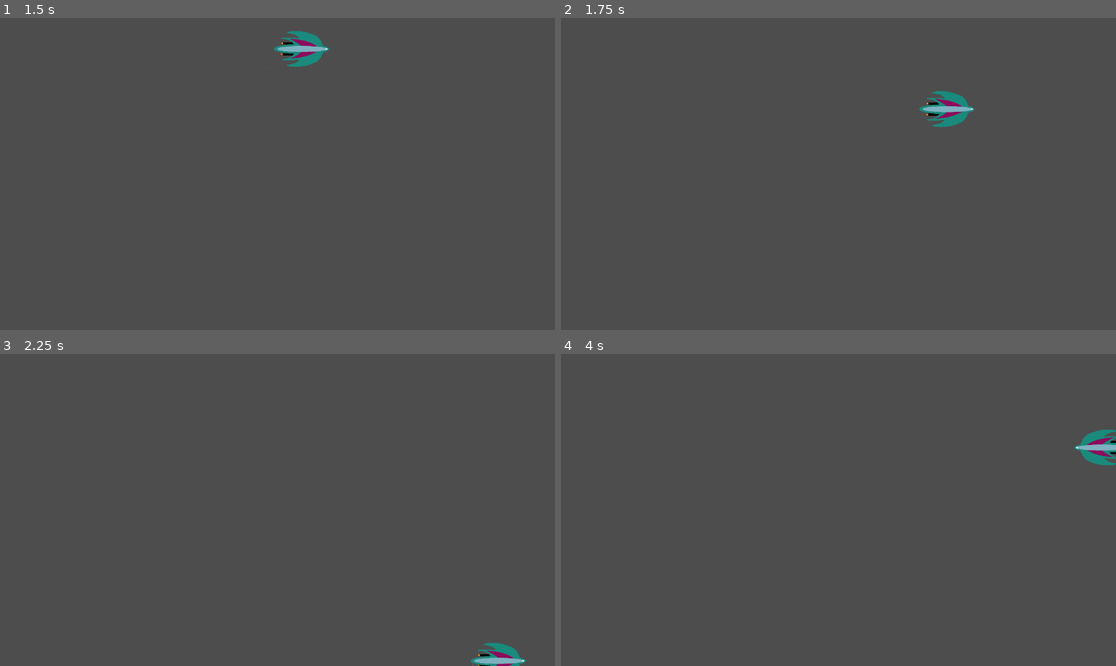
Above: before the commit, frames 1-4 (two rows, left to right).
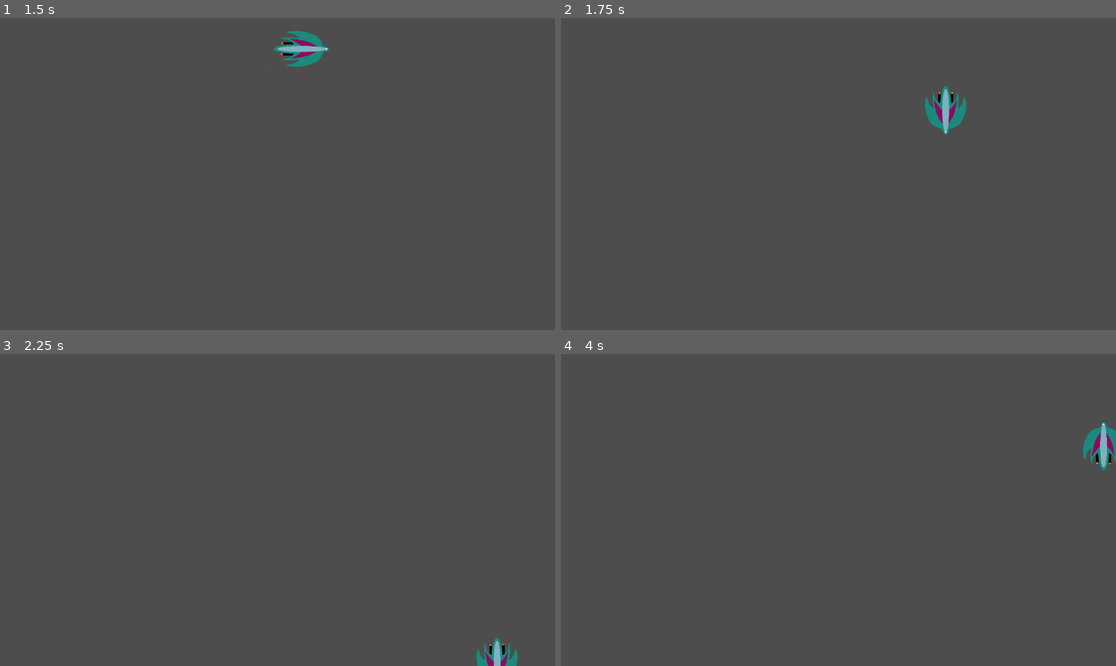
Above: after the commit, the same moments.

Repository: BurgundyToad/planet-defender
Game: Godot game, scene res://player.tscn
Two runs of this game, one before a commit and one after it. Both use one fixed random seed, a clock stepped at 60 frames per second and the inputs below.
Inputs:
- Up to frame 1 (1.5 s): tap Enter at 0.5 s; hold Right (ui_right) 0.53-1.28 s; hold Space (Space) 0.53-1.28 s; hold Down (ui_down) from 1.28 s (still down); tap Space (Space) at 1.35 s
- Up to frame 2 (1.75 s): keep holding Down (ui_down)
- Up to frame 3 (2.25 s): release Down (ui_down) at 2.03 s; hold Right (ui_right) from 2.03 s (still down); hold Space (Space) from 2.03 s (still down)
- Up to frame 4 (4 s): release Right (ui_right) at 2.78 s; release Space (Space) at 2.78 s; hold Up (ui_up) 2.78-3.53 s; tap Space (Space) at 2.85 s; hold Left (ui_left) from 3.53 s (still down); hold Space (Space) from 3.53 s (still down)

Frame 1 is identical in both runs. In frame 2, 0.6% of the frame differs, in the area x 64-75%, y 21-38%; in frame 3, 0.4%; in frame 4, 0.5%.

Commit message:
WASD implemented (arrow keys still work)

Diff:
--- a/ICS Culminating/Player.gd
+++ b/ICS Culminating/Player.gd
@@ -18,11 +18,11 @@
 	#elif boosting:
 		#speed = 25
 		#boosting = false
-	if Input.is_action_pressed("ui_left") and Input.is_action_pressed("ui_right"):
+	if Input.is_action_pressed("left") and Input.is_action_pressed("right"):
 		pass
-	elif Input.is_action_pressed("ui_right"):
+	elif Input.is_action_pressed("right"):
 		velocity.x += speed
-	elif Input.is_action_pressed("ui_left"):
+	elif Input.is_action_pressed("left"):
 		velocity.x -= speed
 	else:
 		if velocity.x > 0:
@@ -33,11 +33,11 @@
 		velocity.x = 1000
 	if velocity.x < (-1000):
 		velocity.x = -1000
-	if Input.is_action_pressed("ui_up") and Input.is_action_pressed("ui_down"):
+	if Input.is_action_pressed("up") and Input.is_action_pressed("down"):
 		pass
-	elif Input.is_action_pressed("ui_up"):
+	elif Input.is_action_pressed("up"):
 		velocity.y -= speed
-	elif Input.is_action_pressed("ui_down"):
+	elif Input.is_action_pressed("down"):
 		velocity.y += speed
 	else:
 		if velocity.y > 0:
@@ -51,7 +51,7 @@
 	$AnimatedSprite2D.play()
 	position += velocity * delta
 	position = position.clamp(Vector2.ZERO, screen_size)
-	if velocity.x != 0:
+	if abs(velocity.x) > abs(velocity.y):
 		$AnimatedSprite2D.animation = "side"
 		$AnimatedSprite2D.flip_v = false
 
--- a/ICS Culminating/project.godot
+++ b/ICS Culminating/project.godot
@@ -15,6 +15,10 @@
 config/features=PackedStringArray("4.2", "Mobile")
 config/icon="res://icon.svg"
 
+[display]
+
+window/size/mode=2
+
 [input]
 
 Space={
@@ -22,6 +26,30 @@
 "events": [Object(InputEventKey,"resource_local_to_scene":false,"resource_name":"","device":0,"window_id":0,"alt_pressed":false,"shift_pressed":false,"ctrl_pressed":false,"meta_pressed":false,"pressed":false,"keycode":0,"physical_keycode":32,"key_label":0,"unicode":0,"echo":false,"script":null)
 ]
 }
+left={
+"deadzone": 0.5,
+"events": [Object(InputEventKey,"resource_local_to_scene":false,"resource_name":"","device":-1,"window_id":0,"alt_pressed":false,"shift_pressed":false,"ctrl_pressed":false,"meta_pressed":false,"pressed":false,"keycode":0,"physical_keycode":4194319,"key_label":0,"unicode":0,"echo":false,"script":null)
+, Object(InputEventKey,"resource_local_to_scene":false,"resource_name":"","device":-1,"window_id":0,"alt_pressed":false,"shift_pressed":false,"ctrl_pressed":false,"meta_pressed":false,"pressed":false,"keycode":0,"physical_keycode":65,"key_label":0,"unicode":97,"echo":false,"script":null)
+]
+}
+right={
+"deadzone": 0.5,
+"events": [Object(InputEventKey,"resource_local_to_scene":false,"resource_name":"","device":-1,"window_id":0,"alt_pressed":false,"shift_pressed":false,"ctrl_pressed":false,"meta_pressed":false,"pressed":false,"keycode":0,"physical_keycode":68,"key_label":0,"unicode":100,"echo":false,"script":null)
+, Object(InputEventKey,"resource_local_to_scene":false,"resource_name":"","device":-1,"window_id":0,"alt_pressed":false,"shift_pressed":false,"ctrl_pressed":false,"meta_pressed":false,"pressed":false,"keycode":0,"physical_keycode":4194321,"key_label":0,"unicode":0,"echo":false,"script":null)
+]
+}
+up={
+"deadzone": 0.5,
+"events": [Object(InputEventKey,"resource_local_to_scene":false,"resource_name":"","device":-1,"window_id":0,"alt_pressed":false,"shift_pressed":false,"ctrl_pressed":false,"meta_pressed":false,"pressed":false,"keycode":0,"physical_keycode":87,"key_label":0,"unicode":119,"echo":false,"script":null)
+, Object(InputEventKey,"resource_local_to_scene":false,"resource_name":"","device":-1,"window_id":0,"alt_pressed":false,"shift_pressed":false,"ctrl_pressed":false,"meta_pressed":false,"pressed":false,"keycode":0,"physical_keycode":4194320,"key_label":0,"unicode":0,"echo":false,"script":null)
+]
+}
+down={
+"deadzone": 0.5,
+"events": [Object(InputEventKey,"resource_local_to_scene":false,"resource_name":"","device":-1,"window_id":0,"alt_pressed":false,"shift_pressed":false,"ctrl_pressed":false,"meta_pressed":false,"pressed":false,"keycode":0,"physical_keycode":83,"key_label":0,"unicode":115,"echo":false,"script":null)
+, Object(InputEventKey,"resource_local_to_scene":false,"resource_name":"","device":-1,"window_id":0,"alt_pressed":false,"shift_pressed":false,"ctrl_pressed":false,"meta_pressed":false,"pressed":false,"keycode":0,"physical_keycode":4194322,"key_label":0,"unicode":0,"echo":false,"script":null)
+]
+}
 
 [rendering]
 
